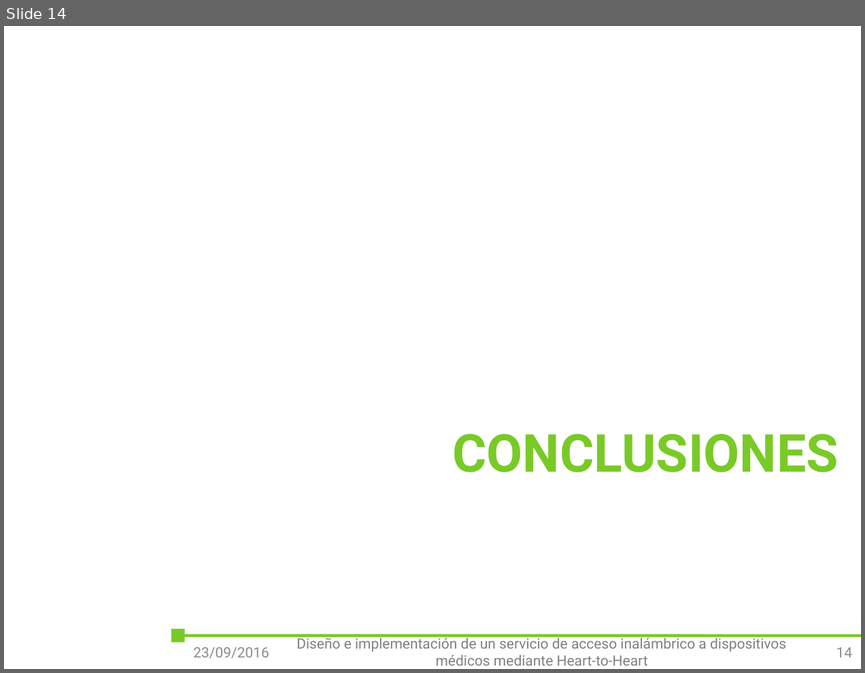
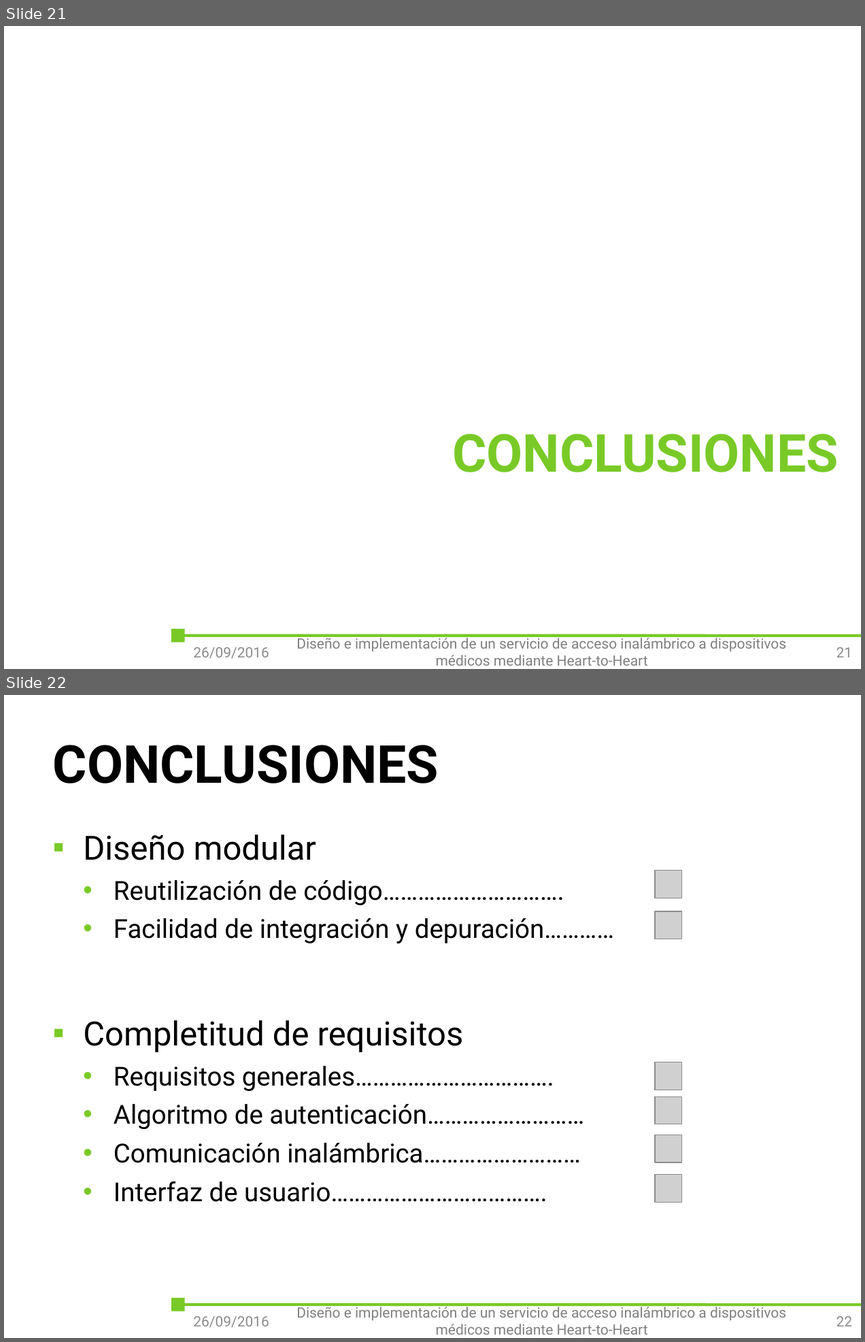
Before and after one commit to outsidersdelaelectronica/tiic-2015, a slide deck: doc/Tomas/presentacion/Diseño e implementación de un servicio de acceso inalámbrico a dispositivos médicos mediante Heart-to-Heart.pptx. Shown one above the other, each under a label of ours: slide 14 before the commit, slides 21 and 22 after it. The pictures are 865x673 and 865x1342 pixels, drawn with LibreOffice and Linux fonts; fonts in the diff are those of the drawing; grey boxes stand for pictures; background and template pictures are left out. Boxes give left, top, right and bottom in pixels: in the first picture for what was removed or moved away, otherwise in the second. Text is boxed around its words. In the diff, an @@ line names an element or a change of style, - is before the commit and + after.

```diff
--- a/doc/Tomas/presentacion/Diseño e implementación de un servicio de acceso inalámbrico a dispositivos médicos mediante Heart-to-Heart.pptx
+++ b/doc/Tomas/presentacion/Diseño e implementación de un servicio de acceso inalámbrico a dispositivos médicos mediante Heart-to-Heart.pptx
@@ slide 22 added at (x1=4, y1=695, x2=861, y2=1338), background #FFFFFF; not listed: 2 template elements that a slide beside it also shows @@
@@ title added at (x1=53, y1=745, x2=439, y2=783), 44 pt, text #000000, bold @@
+CONCLUSIONES
@@ text added at (x1=83, y1=834, x2=614, y2=1202), 22 pt, text #000000 @@
+▪ Diseño modular
+  • Reutilización de código………………………….
+  • Facilidad de integración y depuración…………
+▪ Completitud de requisitos
+  • Requisitos generales…………………………….
+  • Algoritmo de autenticación………………………
+  • Comunicación inalámbrica………………………
+  • Interfaz de usuario……………………………….
@@ picture added at (x1=655, y1=870, x2=683, y2=898) @@
@@ picture added at (x1=655, y1=911, x2=683, y2=938) @@
@@ picture added at (x1=655, y1=1062, x2=683, y2=1089) @@
@@ picture added at (x1=655, y1=1096, x2=683, y2=1123) @@
@@ picture added at (x1=655, y1=1134, x2=683, y2=1162) @@
@@ picture added at (x1=655, y1=1174, x2=683, y2=1202) @@
@@ text added at (x1=296, y1=1304, x2=786, y2=1334), 12 pt, text #808080 @@
+Diseño e implementación de un servicio de acceso inalámbrico a dispositivos médicos mediante Heart-to-Heart
@@ text added at (x1=193, y1=1316, x2=269, y2=1327), 12 pt, text #8C8C8C @@
+26/09/2016
@@ page number added at (x1=836, y1=1316, x2=853, y2=1326), 12 pt, text #8C8C8C @@
+22
@@ what was slide 14 is now slide 21 @@
@@ slide 21 changed as well @@
@@ text at (x1=193, y1=647, x2=269, y2=658): text changed @@
-23/09/2016
+26/09/2016
@@ page number at (x1=836, y1=647, x2=853, y2=657): text changed @@
-14
+21
```
Also in this commit, not shown: 15 other slides changed, 8 other slides added, 2 other files.
